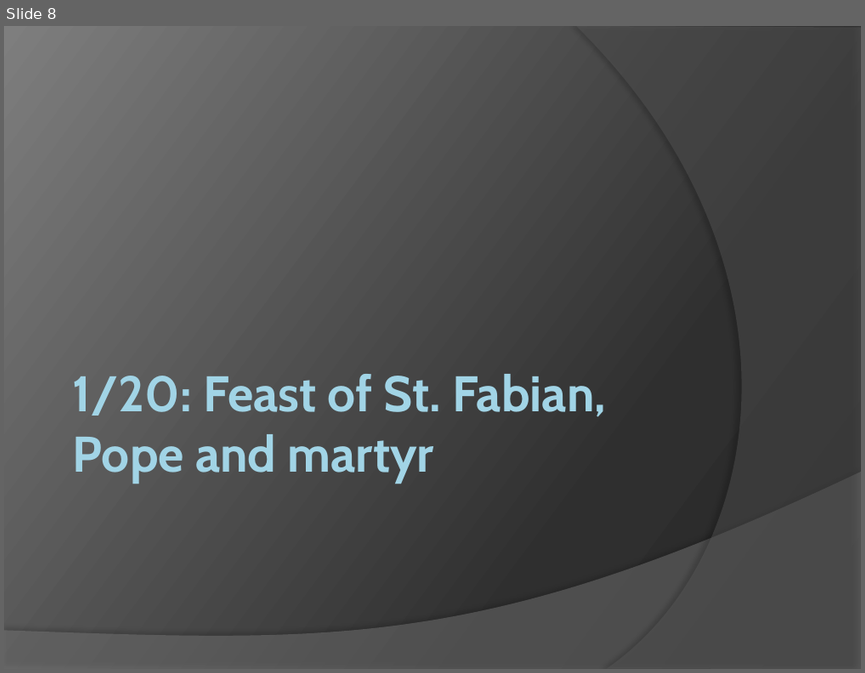
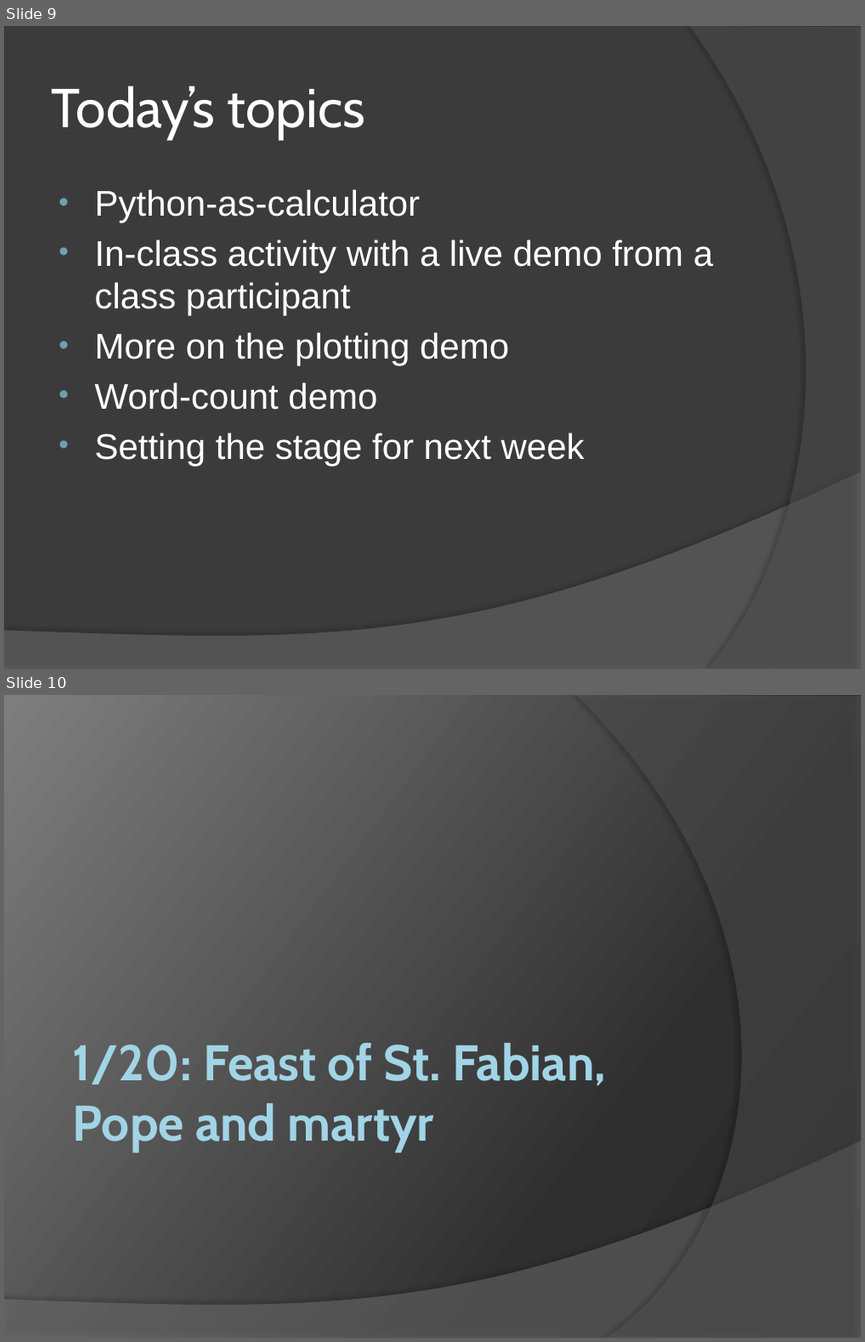
Before and after one commit to patrick-flynn/CSE10101, a slide deck: lecture/CSE10101.pptx. Shown one above the other, each under a label of ours: slide 8 before the commit, slides 9 and 10 after it. The pictures are 865x673 and 865x1342 pixels, drawn with LibreOffice and Linux fonts; fonts in the diff are those of the drawing. Boxes give left, top, right and bottom in pixels: in the first picture for what was removed or moved away, otherwise in the second. Text is boxed around its words. In the diff, an @@ line names an element or a change of style, - is before the commit and + after.

Commit message:
1-14-2015 update ppt deck

```diff
--- a/lecture/CSE10101.pptx
+++ b/lecture/CSE10101.pptx
@@ slide 9 added at (4, 26, 861, 669), background #3B3B3B; not listed: 1 template element that a slide beside it also shows @@
@@ freeform shape added at (689, 26, 861, 669), fill #5E5E5E at 40% opacity @@
@@ title added at (51, 86, 365, 139), 46 pt, text #FFFFFF @@
+Today’s topics
@@ text added at (95, 189, 713, 465), 30 pt, text #FFFFFF @@
+• Python-as-calculator
+• In-class activity with a live demo from a class participant
+• More on the plotting demo
+• Word-count demo
+• Setting the stage for next week
@@ what was slide 8 is now slide 10 @@
```
Also in this commit, not shown: 1 other slide added.
